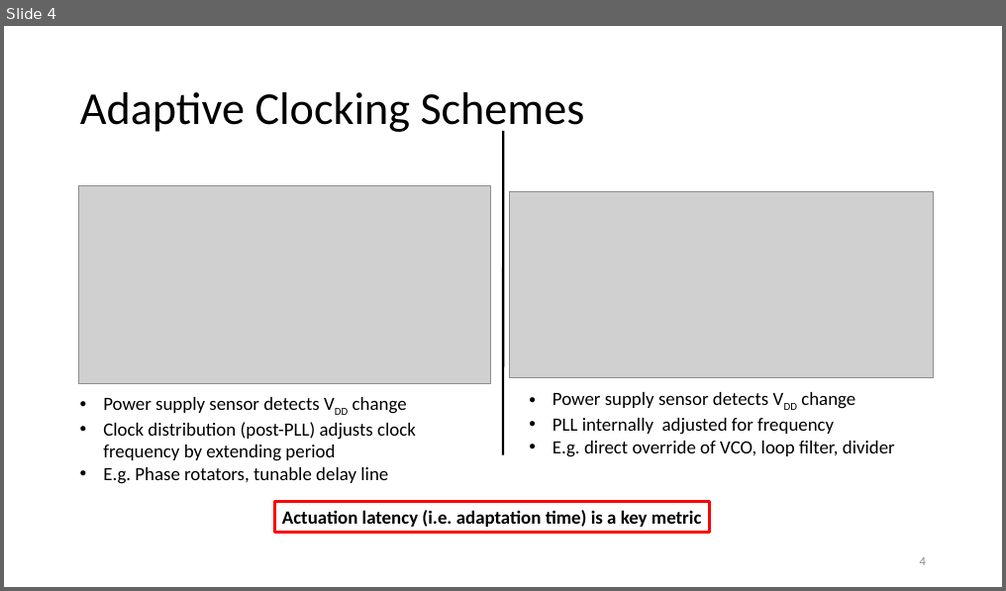
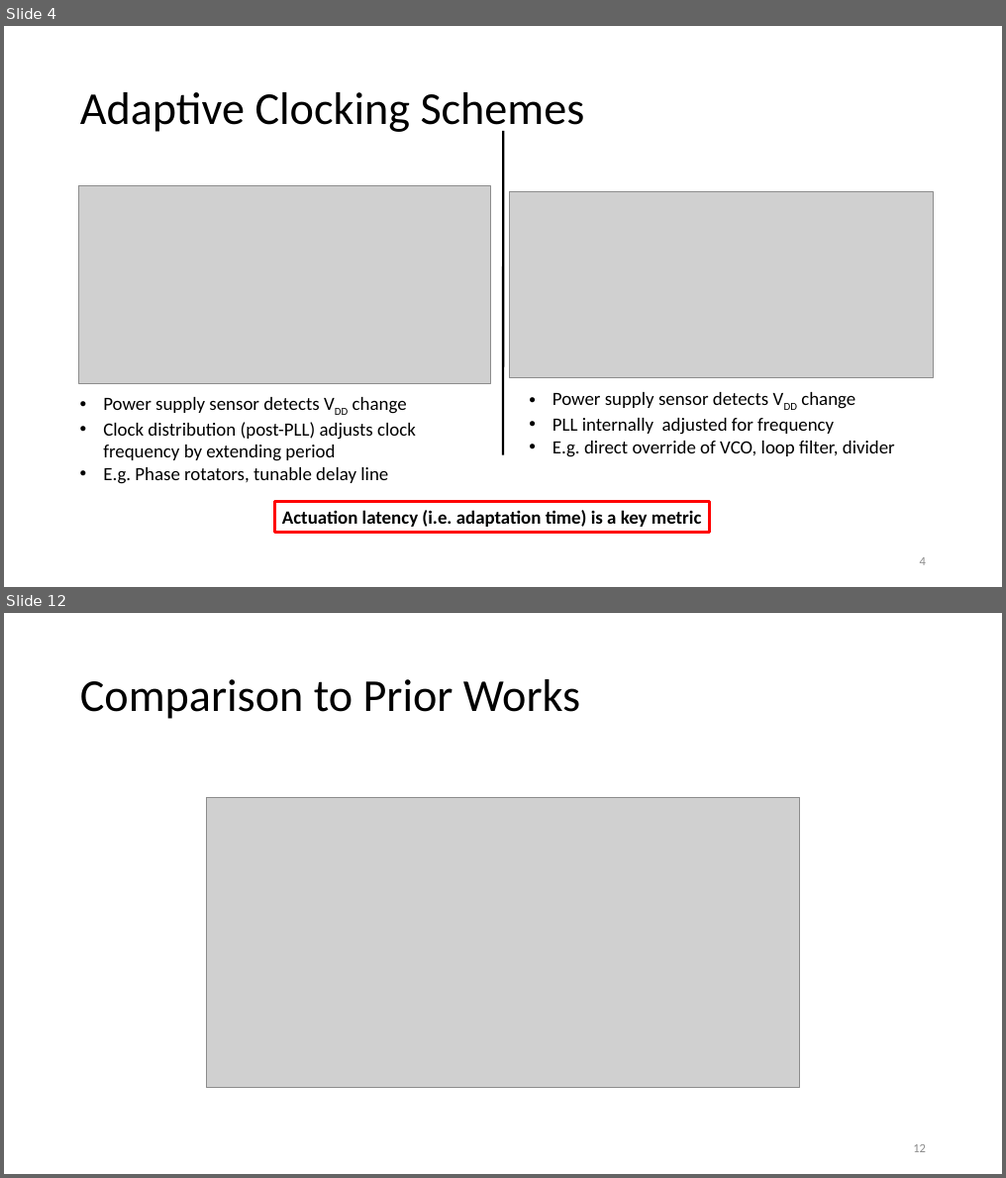
Before and after one commit to NotReallySynthPlls/FinalReport, a slide deck: Adaptive Clocking Techniques for SoC Supply Droop Response.pptx. Shown one above the other, each under a label of ours: slide 4 before the commit, slides 4 and 12 after it; the slides between them are not shown. The pictures are 1006x591 and 1006x1178 pixels, drawn with LibreOffice and Linux fonts; fonts in the diff are those of the drawing; grey boxes stand for pictures. Boxes give left, top, right and bottom in pixels: in the first picture for what was removed or moved away, otherwise in the second. Text is boxed around its words. In the diff, an @@ line names an element or a change of style, - is before the commit and + after.

```diff
--- a/Adaptive Clocking Techniques for SoC Supply Droop Response.pptx
+++ b/Adaptive Clocking Techniques for SoC Supply Droop Response.pptx
@@ slide 12 added at (4,613,1002,1174), background #FFFFFF @@
@@ title added at (80,679,580,719), 44 pt, text #000000 @@
+Comparison to Prior Works
@@ picture added at (206,797,800,1087) @@
@@ page number added at (913,1145,926,1153), 12 pt, text #8C8C8C @@
+12
```
Also in this commit, not shown: 2 slides changed, 6 other slides added, 5 slides removed, 1 other file.
